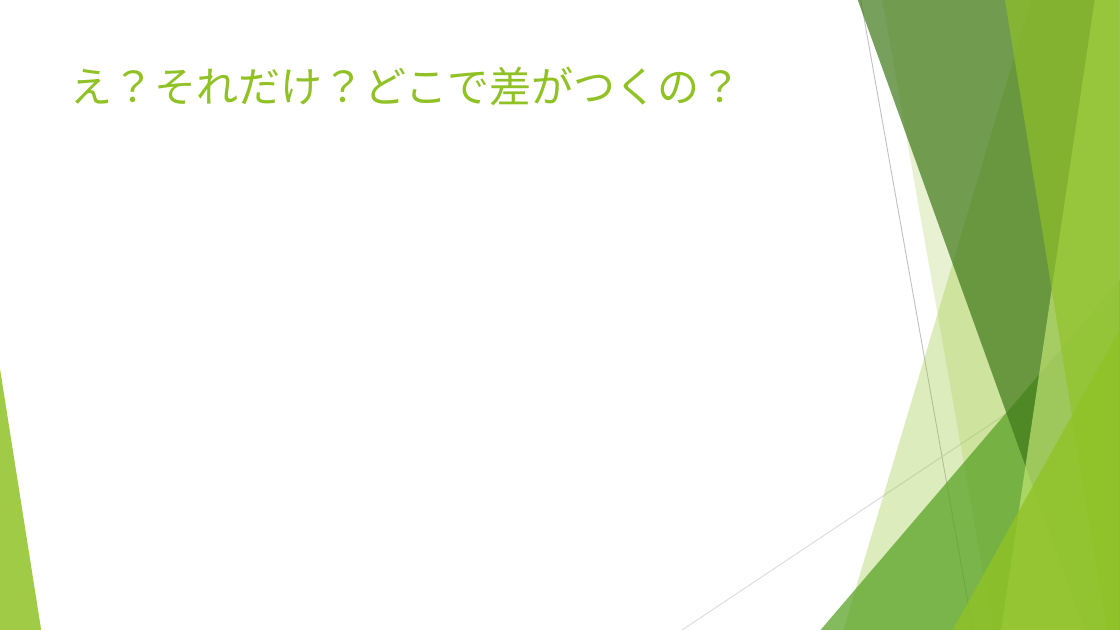
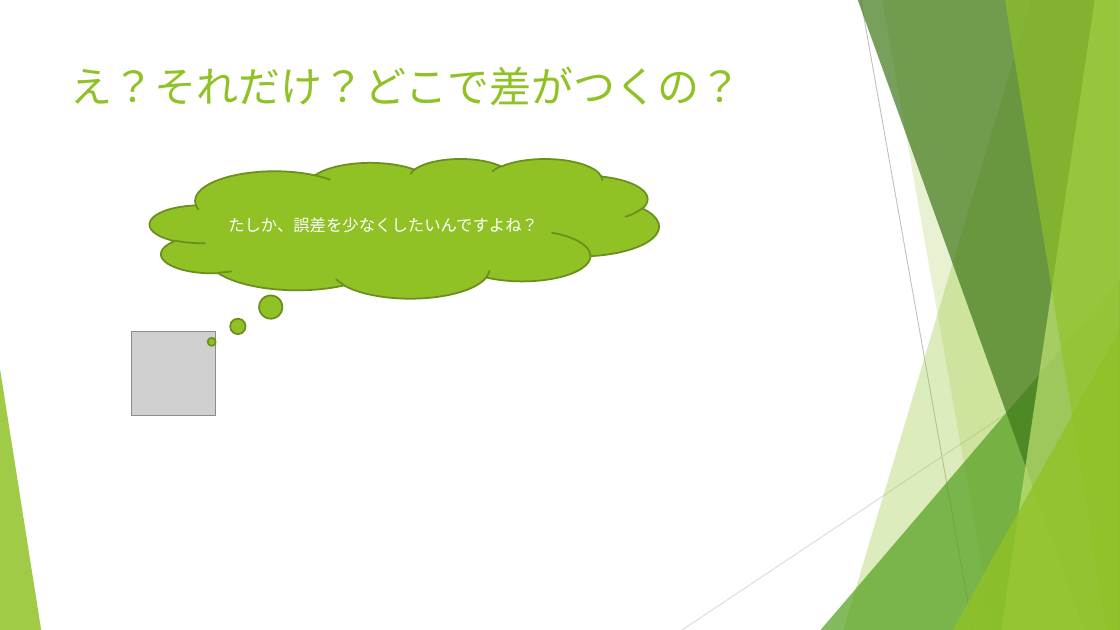
Before and after one commit to backonhighway/kaggle_recruit, a slide deck: slide 11 of 猫でもわかるKaggle.pptx. Drawn at 1120x630 pixels with LibreOffice and Linux fonts; fonts in the diff are those of the drawing; grey boxes stand for pictures. Boxes give left, top, right and bottom in pixels: in the first picture for what was removed or moved away, otherwise in the second. Text is boxed around its words. In the diff, an @@ line names an element or a change of style, - is before the commit and + after.

```diff
--- a/猫でもわかるKaggle.pptx
+++ b/猫でもわかるKaggle.pptx
@@ thought cloud added at [150,159,659,298], fill #90C226, outline #6B901C 1.5 pt, 14 pt, text #FFFFFF @@
+たしか、誤差を少なくしたいんですよね？
@@ picture added at [131,332,215,416] @@
```
Also in this commit, not shown: 9 other slides changed, 1 slide removed.
